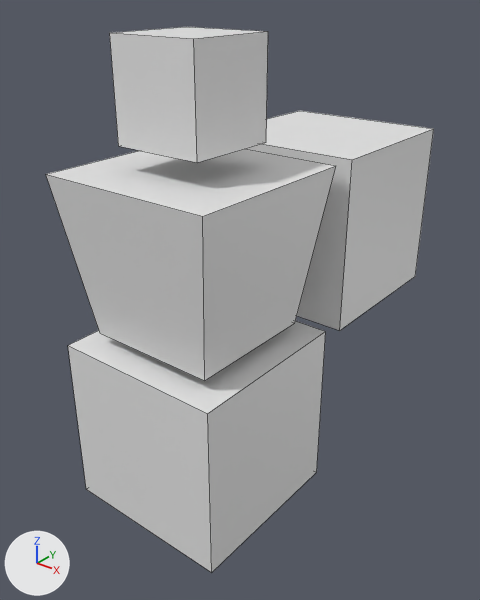
A saved change to the Blender file LD_Jam_45/Assets/Models/knight.blend.
One viewpoint serves both versions: a camera (50 mm lens) standing at (1.74, -1.89, 1.08) and looking at (-0.03, 0.33, -0.3). Every picture has the same lights, and +X, +Y and +Z are marked at lower left. Mesh edges are drawn as thin lines.

The older version as bpy lines, for what is in view:
```python
me_cube_002 = bpy.data.meshes.new('Cube.002')
me_cube_002.from_pydata(...)  # 12 vertices, 10 faces; spans x -0.2..0.2, y -0.2..0.2, z -0.2..0.2
me_cube_003 = bpy.data.meshes.new('Cube.003')
me_cube_003.from_pydata([(-0.3, -0.3, -0.3), (-0.4, -0.4, 0.4), (-0.3, 0.3, -0.3), (-0.4, 0.4, 0.4), (0.3, -0.3, -0.3), (0.4, -0.4, 0.4), (0.3, 0.3, -0.3), (0.4, 0.4, 0.4)], [], [(0, 1, 3, 2), (2, 3, 7, 6), (6, 7, 5, 4), (4, 5, 1, 0), (2, 6, 4, 0), (7, 3, 1, 5)])
me_cube_004 = bpy.data.meshes.new('Cube.004')
me_cube_004.from_pydata(...)  # a box spanning x -0.4..0.4, y -0.4..0.4, z -1.15..-0.35
ob_head = bpy.data.objects.new('Head', me_cube_002)
ob_head.location = (0.0, 0.0, 0.7)
ob_legs = bpy.data.objects.new('Legs', me_cube_004)
ob_legs.location = (0.0, 0.0, 0.0)
ob_torso = bpy.data.objects.new('Torso', me_cube_003)
ob_torso.location = (0.0, 0.0, 0.0)
# also in view: 'Arms' at (0.0, 0.93, 0.0)
```
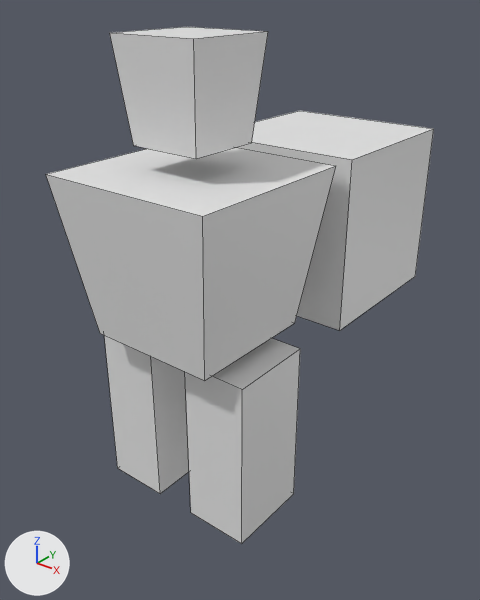
Changed parts and their boxes (x1, y1, x2, y2) in the pictures (480 x 600 px; the box of a moved part takes in the faces that stretch with it):
'Legs', reshaped (24% narrower, 17% shorter)
    before: (68, 321, 326, 572)
    after: (104, 335, 300, 544)
'Head', reshaped
    before: (110, 27, 268, 162)
    after: (110, 27, 268, 159)
part 2 of me_cube_002, moved or reshaped
    before: (110, 32, 268, 162)
    after: (110, 32, 268, 159)

The edits, one by one:
me_cube_004 is used by ob_legs; location (0.0, 0.0, 0.0).
me_cube_004 had 8 vertices, 6 faces and spanned x -0.4..0.4, y -0.4..0.4, z -1.15..-0.35.
me_cube_004 now has 16 vertices, 12 faces and spans x -0.4..0.4, y -0.2..0.2, z -1.15..-0.35.
me_cube_004 part 1: the whole mesh is rebuilt.
me_cube_002 has 12 vertices, 10 faces and spans x -0.2..0.2, y -0.2..0.2, z -0.2..0.2.
me_cube_002 is used by ob_head; location (0.0, 0.0, 0.7).
Part 2, on me_cube_002:
Vertex 0 of me_cube_002 moves from (-0.2, -0.2, -0.2) at pixel (118, 146) to (-0.16, -0.16, -0.2) at pixel (133, 145).
Vertex 2 of me_cube_002 moves from (-0.2, 0.2, -0.2) to (-0.16, 0.16, -0.2).
Vertex 4 of me_cube_002 moves from (0.2, -0.2, -0.2) at pixel (197, 162) to (0.16, -0.16, -0.2) at pixel (196, 158).
Vertex 6 of me_cube_002 moves from (0.2, 0.2, -0.2) at pixel (266, 142) to (0.16, 0.16, -0.2) at pixel (251, 142).
